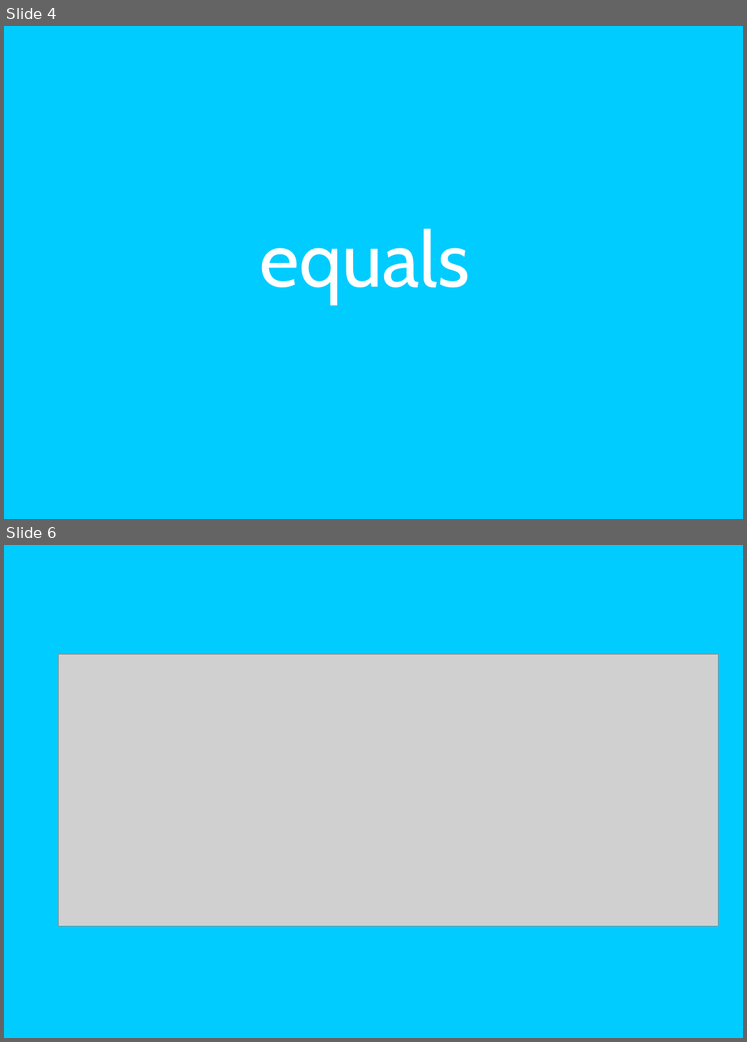
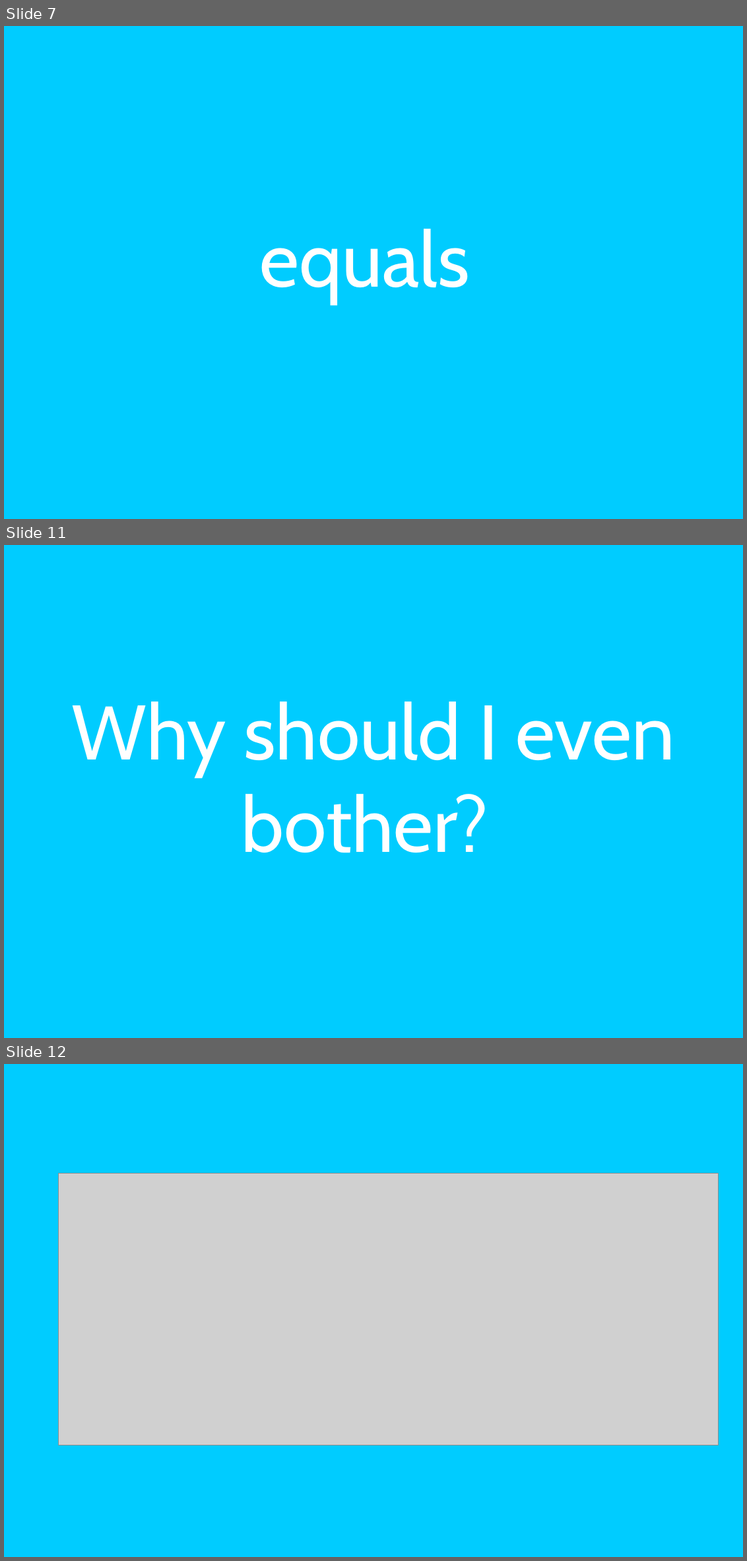
Before and after one commit to mateuszwinnicki/talks, a slide deck: JavaProgrammersMistake/JeszKebabAleCzyWieszCoJestWSrodku.odp. Shown one above the other, each under a label of ours: slides 4 and 6 before the commit, slides 7, 11 and 12 after it; the slides between them are not shown. The pictures are 747x1042 and 747x1561 pixels, drawn with LibreOffice and Linux fonts; fonts in the diff are those of the drawing; grey boxes stand for pictures. Boxes give left, top, right and bottom in pixels: in the first picture for what was removed or moved away, otherwise in the second. Text is boxed around its words. In the diff, an @@ line names an element or a change of style, - is before the commit and + after.

```diff
--- a/JavaProgrammersMistake/JeszKebabAleCzyWieszCoJestWSrodku.odp
+++ b/JavaProgrammersMistake/JeszKebabAleCzyWieszCoJestWSrodku.odp
@@ slide 11 added at bbox=[4, 545, 743, 1038], background #00CCFF @@
@@ text added at bbox=[71, 701, 675, 853], 80 pt, text #FFFFFF @@
+Why should I even bother?
@@ what was slide 4 is now slide 7 @@
@@ what was slide 6 is now slide 12 @@
```
Also in this commit, not shown: 1 slide changed, 9 other slides added, 2 other files.
